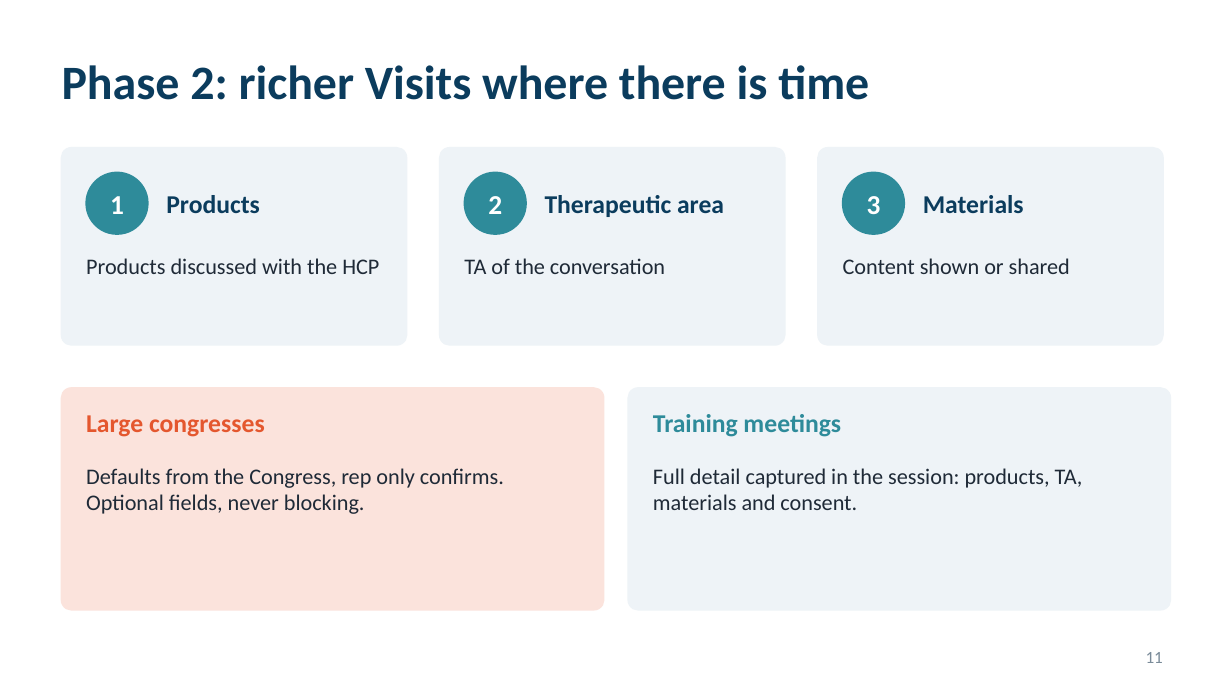
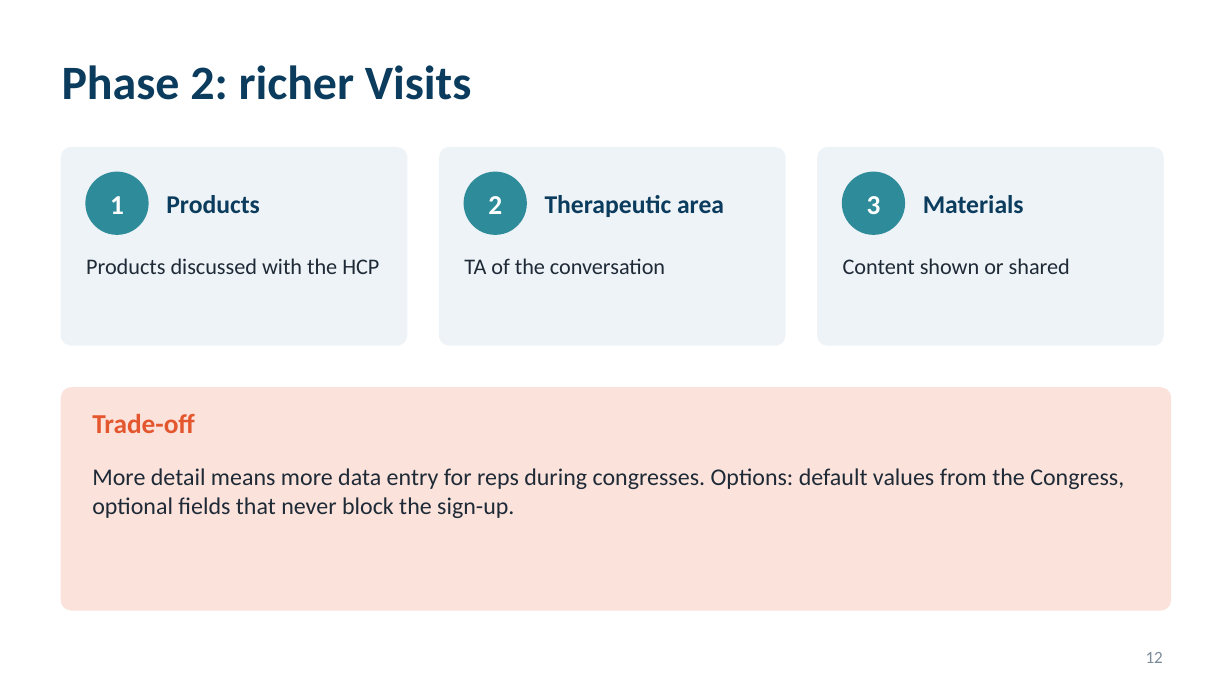
Before and after one commit to patrik8585/claude, a slide deck: slide 12 of slides/France_CBU_Congress_Solution.pptx (slide 11 before the commit). Drawn at 1232x693 pixels with LibreOffice and Linux fonts; fonts in the diff are those of the drawing. Boxes give left, top, right and bottom in pixels: in the first picture for what was removed or moved away, otherwise in the second. Text is boxed around its words. In the diff, an @@ line names an element or a change of style, - is before the commit and + after.

```diff
--- a/slides/France_CBU_Congress_Solution.pptx
+++ b/slides/France_CBU_Congress_Solution.pptx
@@ title at (x1=62, y1=65, x2=471, y2=100): text changed @@
-Phase 2: richer Visits where there is time
+Phase 2: richer Visits
@@ rounded rectangle resized from (x1=62, y1=388, x2=604, y2=610) to (x1=62, y1=388, x2=1170, y2=610) @@
@@ rounded rectangle removed at (x1=628, y1=388, x2=1170, y2=610) @@
@@ text removed at (x1=86, y1=415, x2=265, y2=437) @@
-Large congresses
@@ text added at (x1=92, y1=414, x2=195, y2=433), 16 pt, text #E4572E, bold @@
+Trade-off
@@ text removed at (x1=653, y1=414, x2=841, y2=437) @@
-Training meetings
@@ text removed at (x1=86, y1=468, x2=504, y2=514) @@
-Defaults from the Congress, rep only confirms. Optional fields, never blocking.
@@ text added at (x1=92, y1=468, x2=1124, y2=518), 14 pt, text #1F2A37 @@
+More detail means more data entry for reps during congresses. Options: default values from the Congress, optional fields that never block the sign-up.
@@ text removed at (x1=653, y1=468, x2=1083, y2=510) @@
-Full detail captured in the session: products, TA, materials and consent.
@@ page number at (x1=1146, y1=652, x2=1163, y2=663): text changed @@
-11
+12
```
Also in this commit, not shown: 7 other slides changed, 5 slides added, 4 slides removed.
